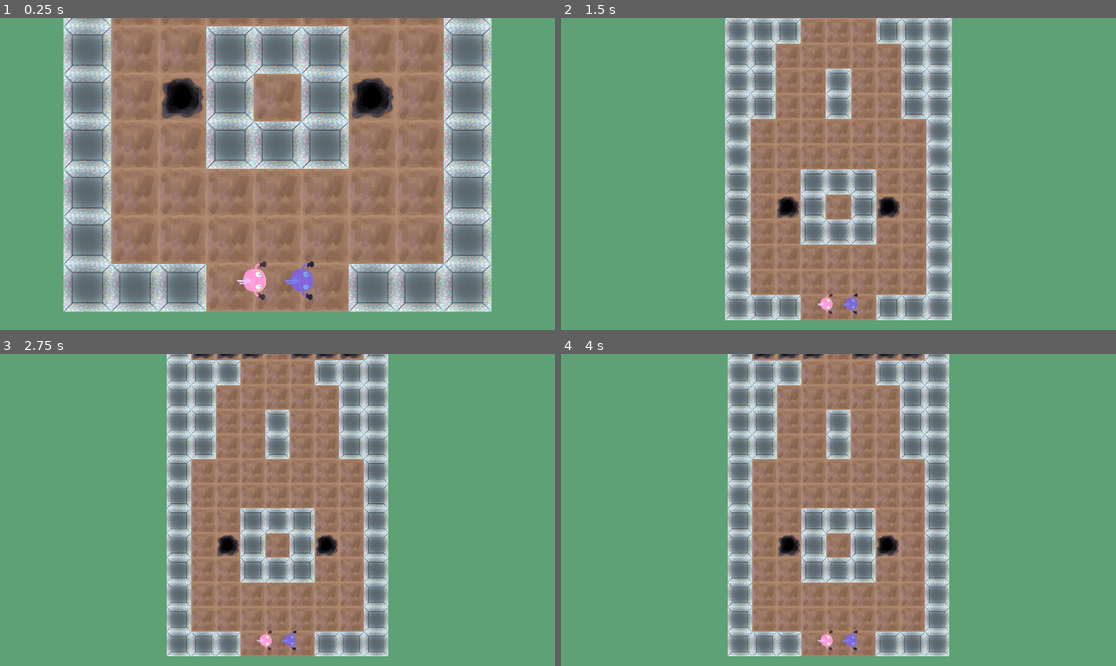
Above: before the commit, frames 1-4 (two rows, left to right).
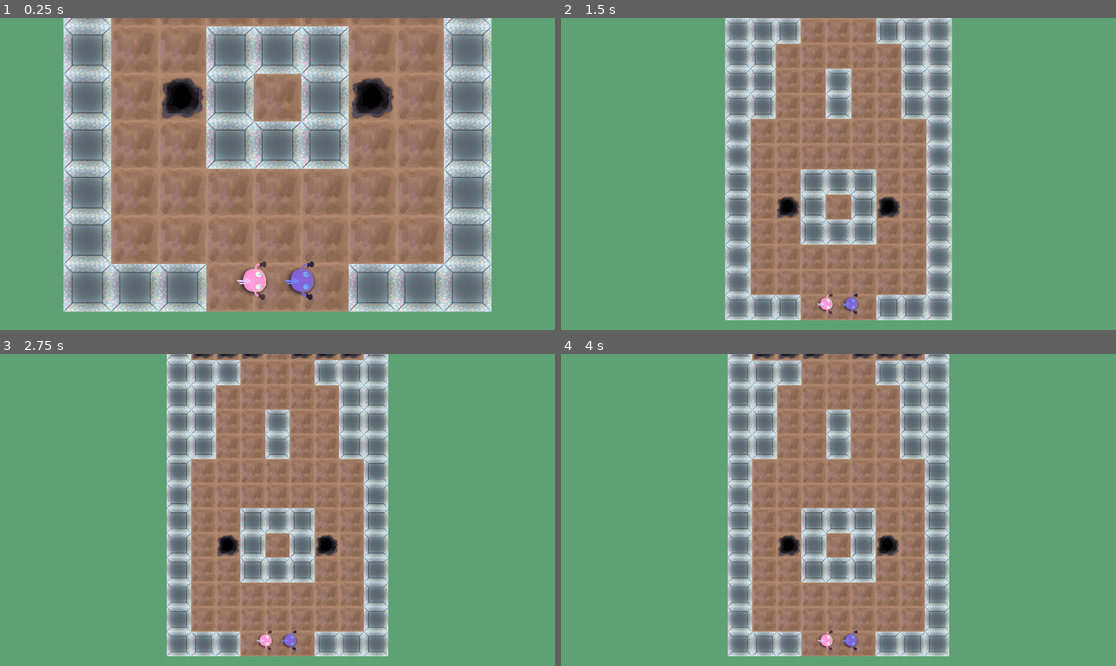
Above: after the commit, the same moments.

Repository: HephepTeam/GGJ2024
Game: Godot game, scene res://tile_map.tscn
Same seed, same stepped clock (60 frames per second), same inputs: the game is played once before the commit and once after it. This scene is started directly instead of the project's main scene.
Inputs:
- Up to frame 1 (0.25 s): no input
- Up to frame 2 (1.5 s): no input
- Up to frame 3 (2.75 s): no input
- Up to frame 4 (4 s): tap Enter at 3.5 s

The runs differ from the first frame. In frame 1, 0.2% of the frame differs, in the area x 43-57%, y 79-90%; in frame 2, less than 0.1%; in frame 3, less than 0.1%; in frame 4, less than 0.1%.

Commit message:
dash collision
gestion de la collision en cas de dash

Diff:
--- a/GGJ2024/scenes/player/player_rigid.gd
+++ b/GGJ2024/scenes/player/player_rigid.gd
@@ -117,3 +117,9 @@
 
 func _on_timer_particle_timeout():
 	step_active = false
+
+func _on_body_area_entered(area):
+	if state == states.DASH:
+		var direction = get_joystick_inputs()
+		var target_force = direction * force
+		area.get_parent().apply_central_impulse(-target_force)
--- a/GGJ2024/scenes/player/player_rigid.tscn
+++ b/GGJ2024/scenes/player/player_rigid.tscn
@@ -1,8 +1,9 @@
-[gd_scene load_steps=10 format=3 uid="uid://ok1sa3u2d6lv"]
+[gd_scene load_steps=12 format=3 uid="uid://ok1sa3u2d6lv"]
 
 [ext_resource type="Script" path="res://scenes/player/player_rigid.gd" id="1_bau7k"]
 [ext_resource type="Texture2D" uid="uid://dvoktc0vi7ryc" path="res://assets/graphics/player_1.png" id="2_4tvpp"]
-[ext_resource type="PackedScene" path="res://scenes/player/footstep.tscn" id="2_kqooj"]
+[ext_resource type="PackedScene" uid="uid://da3iircjmaxe1" path="res://scenes/player/footstep.tscn" id="2_asjrs"]
+[ext_resource type="Texture2D" uid="uid://drgqnyfp8reji" path="res://assets/graphics/shadow.png" id="2_pn7ti"]
 [ext_resource type="Texture2D" uid="uid://dahmnhqanhfhr" path="res://assets/graphics/fall/fall_down.png" id="2_uupgx"]
 [ext_resource type="Texture2D" uid="uid://bsbvjpp6yfvuj" path="res://assets/graphics/player_2.png" id="3_kws3v"]
 [ext_resource type="Texture2D" uid="uid://wkteguk57ic3" path="res://assets/graphics/fall/fall_up.png" id="3_m17gn"]
@@ -57,17 +58,24 @@
 [sub_resource type="CircleShape2D" id="CircleShape2D_oid03"]
 radius = 60.531
 
+[sub_resource type="CircleShape2D" id="CircleShape2D_i0db5"]
+radius = 82.0549
+
 [node name="PlayerRigid" type="RigidBody2D" groups=["player"]]
 gravity_scale = 0.0
 lock_rotation = true
 linear_damp_mode = 1
 linear_damp = 5.0
 script = ExtResource("1_bau7k")
-footstep_scene = ExtResource("2_kqooj")
+footstep_scene = ExtResource("2_asjrs")
+
+[node name="Shadow" type="Sprite2D" parent="."]
+scale = Vector2(0.65, 0.65)
+texture = ExtResource("2_pn7ti")
 
 [node name="AnimatedSprite2D" type="AnimatedSprite2D" parent="."]
 sprite_frames = SubResource("SpriteFrames_a66c5")
-animation = &"fall1"
+animation = &"idle"
 
 [node name="FootStepPosition" type="Marker2D" parent="AnimatedSprite2D"]
 position = Vector2(-90, 0)
@@ -78,4 +86,11 @@
 [node name="TimerParticle" type="Timer" parent="."]
 wait_time = 0.3
 
+[node name="Body" type="Area2D" parent="."]
+
+[node name="CollisionShape2D" type="CollisionShape2D" parent="Body"]
+shape = SubResource("CircleShape2D_i0db5")
+debug_color = Color(0, 0.6, 0.109804, 0.419608)
+
 [connection signal="timeout" from="TimerParticle" to="." method="_on_timer_particle_timeout"]
+[connection signal="area_entered" from="Body" to="." method="_on_body_area_entered"]
--- a/GGJ2024/scenes/player/test.tscn
+++ b/GGJ2024/scenes/player/test.tscn
@@ -2,11 +2,12 @@
 
 [ext_resource type="PackedScene" uid="uid://ok1sa3u2d6lv" path="res://scenes/player/player_rigid.tscn" id="1_6btge"]
 
-[node name="Node2D" type="Node2D"]
+[node name="Test" type="Node2D"]
 
 [node name="PlayerRigid" parent="." instance=ExtResource("1_6btge")]
+position = Vector2(297, 216)
 
 [node name="PlayerRigid2" parent="." instance=ExtResource("1_6btge")]
-position = Vector2(533, 45)
+position = Vector2(1660, 252)
 angular_damp_mode = 1
 gamepad = 1
